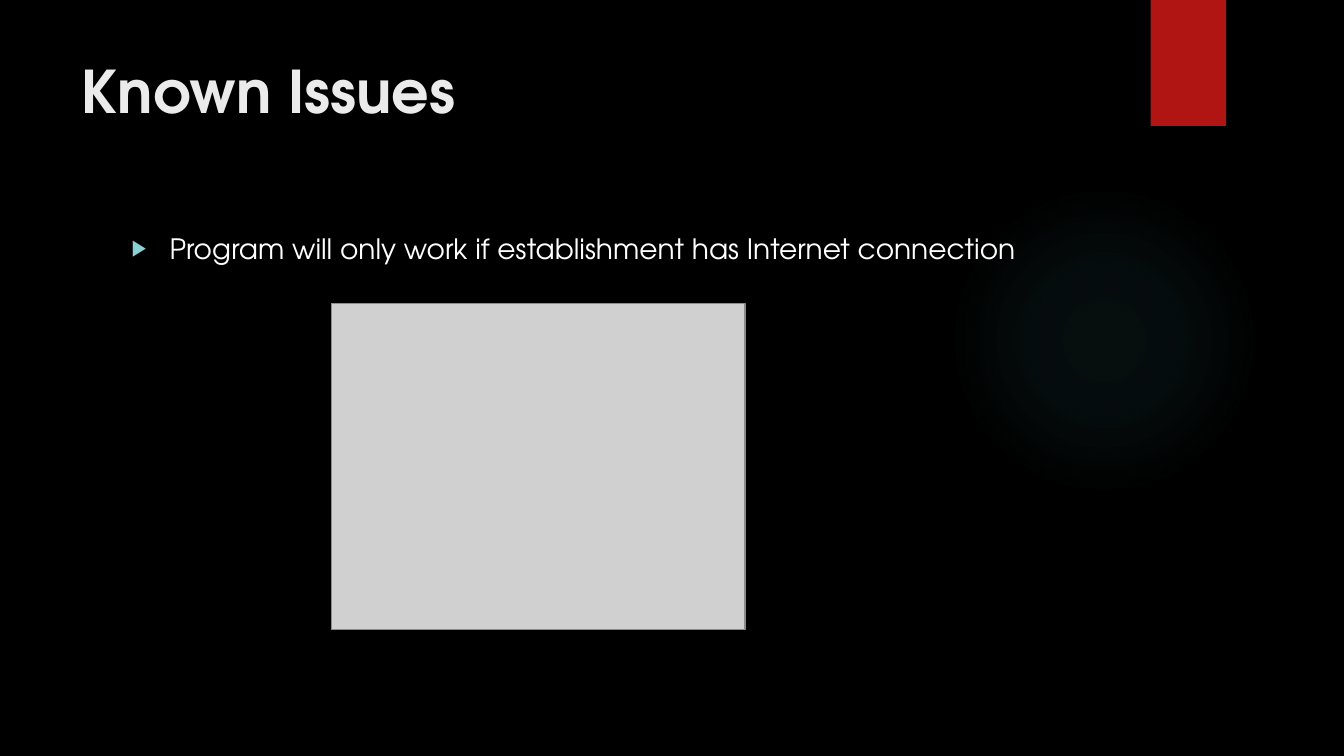
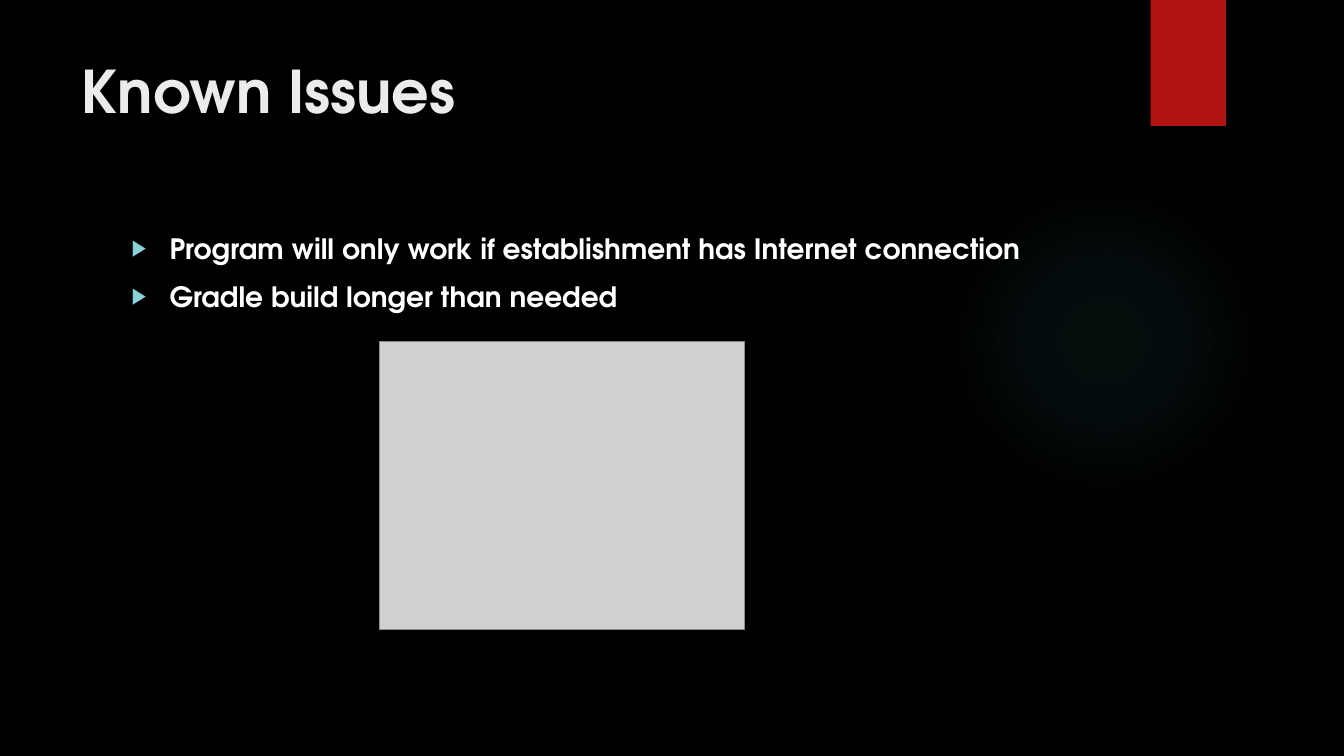
Before and after one commit to Khechoyan-Yuri/SWEII-Final, a slide deck: slide 11 of CustomerQueue.pptx. Drawn at 1344x756 pixels with LibreOffice and Linux fonts; fonts in the diff are those of the drawing; grey boxes stand for pictures; background and template pictures are left out. Boxes give left, top, right and bottom in pixels: in the first picture for what was removed or moved away, otherwise in the second. Text is boxed around its words. In the diff, an @@ line names an element or a change of style, - is before the commit and + after.

Commit message:
Moved 'Gradle Build' bullet point from 'Challenges Faced' slide to 'Known Issues' slide

```diff
--- a/CustomerQueue.pptx
+++ b/CustomerQueue.pptx
@@ text at box(170, 237, 1020, 266): bold on in "Program will only work if establishment has ..." @@
@@ text at box(170, 285, 618, 314): paragraph added @@
+▶ Gradle build longer than needed
@@ picture: place and size @@
-picture at box(332, 304, 745, 630)
+picture at box(380, 342, 745, 629)
```
Also in this commit, not shown: 1 other slide changed, 1 other file.
